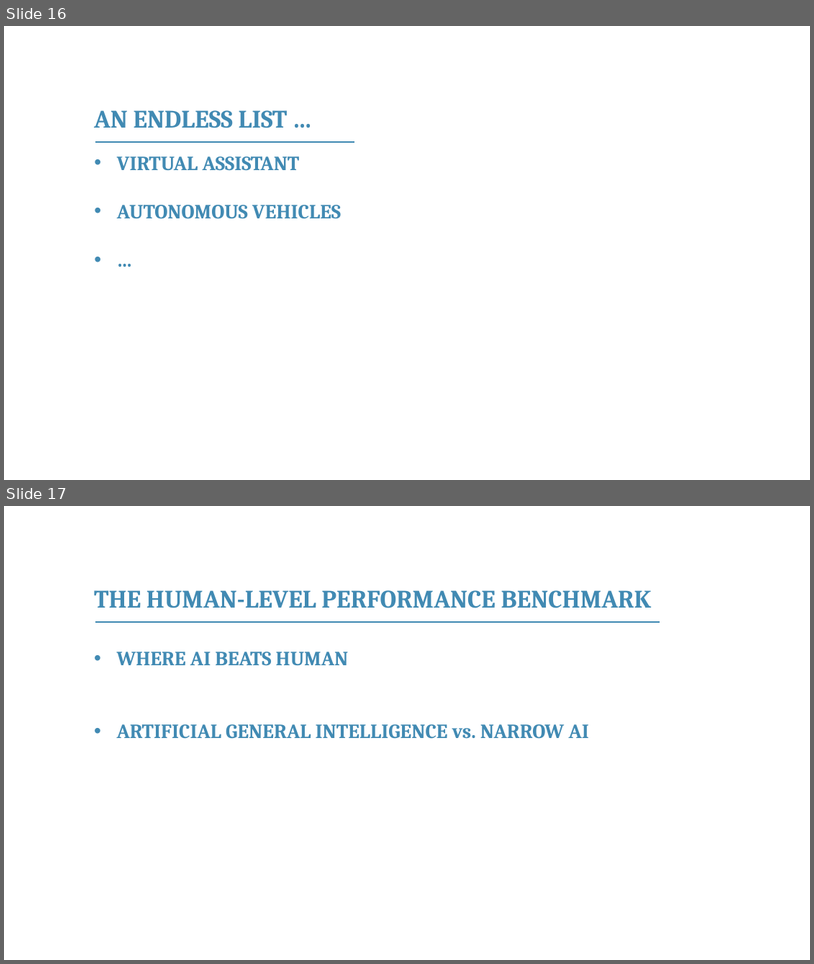
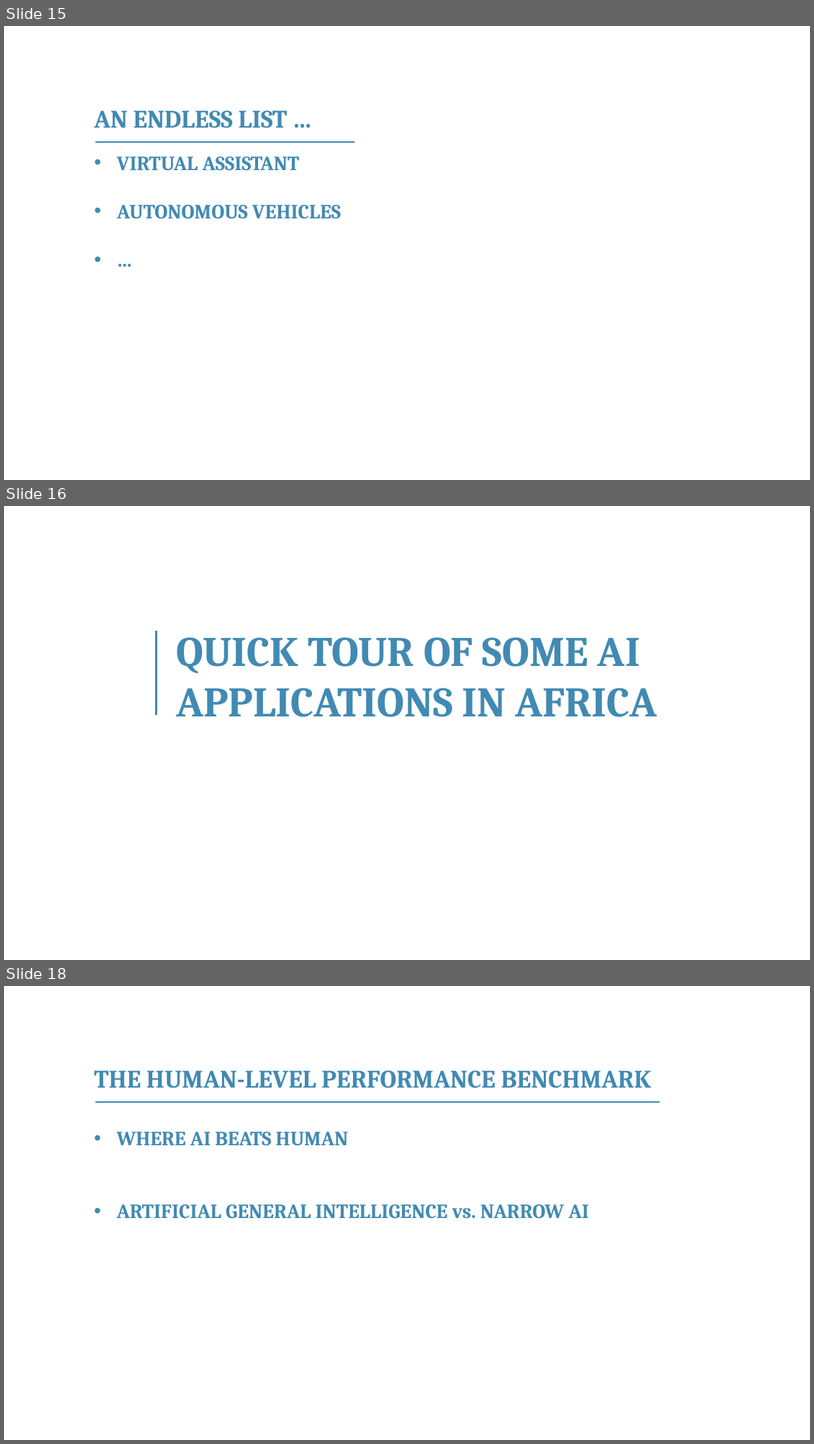
Before and after one commit to franckalbinet/itu-eaco-zanzibar-12-2018, a slide deck: presentations/session-5-application-of-ai.pptx. Shown one above the other, each under a label of ours: slides 16 and 17 before the commit, slides 15, 16 and 18 after it; the slides between them are not shown. The pictures are 814x964 and 814x1444 pixels, drawn with LibreOffice and Linux fonts; fonts in the diff are those of the drawing; background and template pictures are left out. Boxes give left, top, right and bottom in pixels: in the first picture for what was removed or moved away, otherwise in the second. Text is boxed around its words. In the diff, an @@ line names an element or a change of style, - is before the commit and + after.

Commit message:
africas's strategy

```diff
--- a/presentations/session-5-application-of-ai.pptx
+++ b/presentations/session-5-application-of-ai.pptx
@@ slide 16 added at (x1=4, y1=506, x2=810, y2=960), background #FFFFFF @@
@@ line added from (157, 631) to (157, 716), #418AB3 3 pt @@
@@ text added at (x1=176, y1=637, x2=658, y2=717), 50 pt, text #418AB3, bold @@
+QUICK TOUR OF SOME AI
+APPLICATIONS IN AFRICA
@@ what was slide 16 is now slide 15 @@
@@ what was slide 17 is now slide 18 @@
```
Also in this commit, not shown: 1 other slide added, 1 slide removed, 1 other file.
